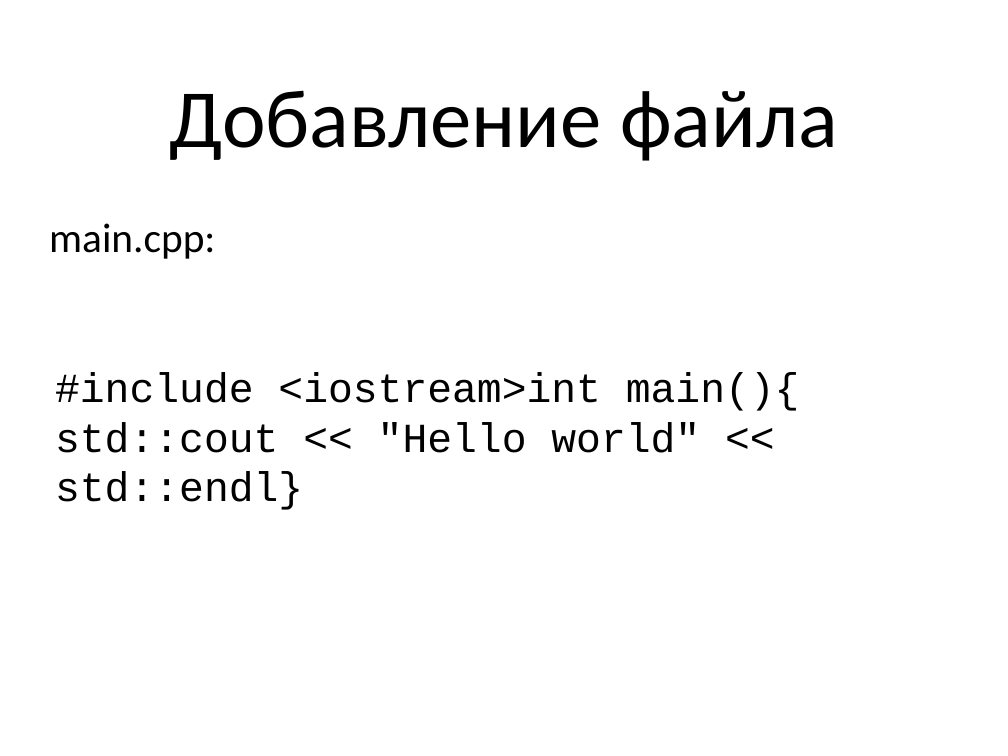
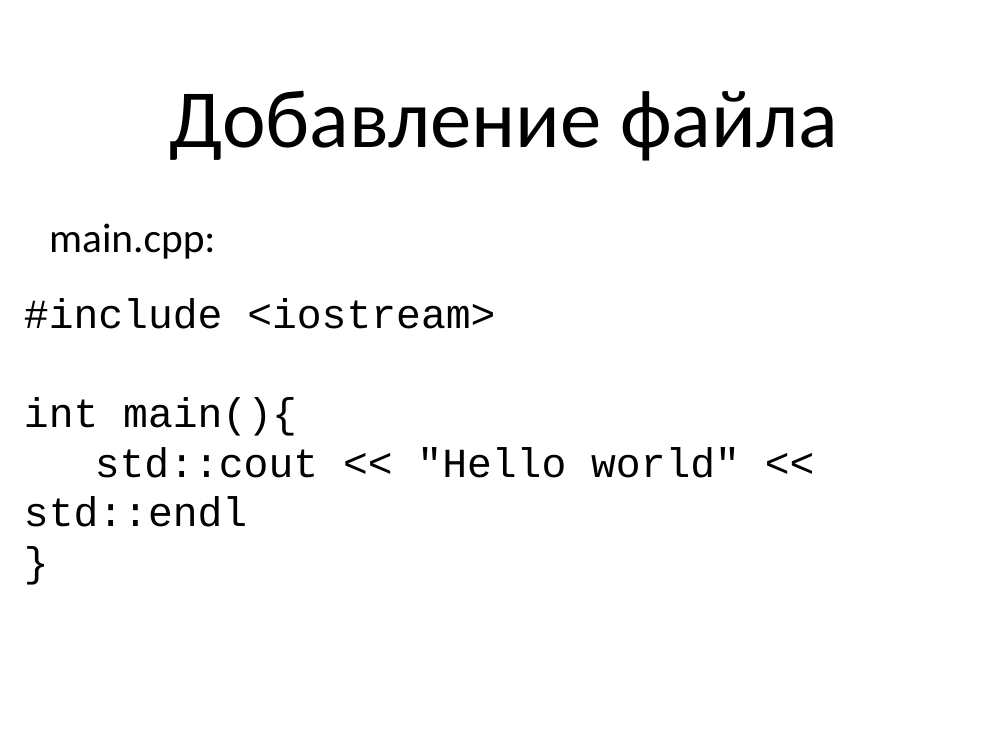
Before and after one commit to schadov/241m-lectures, a slide deck: slide 10 of lec2.ppt. Drawn at 1008x756 pixels with LibreOffice and Linux fonts; fonts in the diff are those of the drawing. Boxes give left, top, right and bottom in pixels: in the first picture for what was removed or moved away, otherwise in the second. Text is boxed around its words. In the diff, an @@ line names an element or a change of style, - is before the commit and + after.

```diff
--- a/lec2.ppt
+++ b/lec2.ppt
@@ text at [24,298,740,527]: text changed @@
-#include <iostream>int main(){ std::cout << "Hello world" << std::endl}
+#include <iostream>
+int main(){
+std::cout << "Hello world" << std::endl
+}
```
Also in this commit, not shown: 13 other slides changed, 7 slides added, 5 slides removed, 1 other file.
